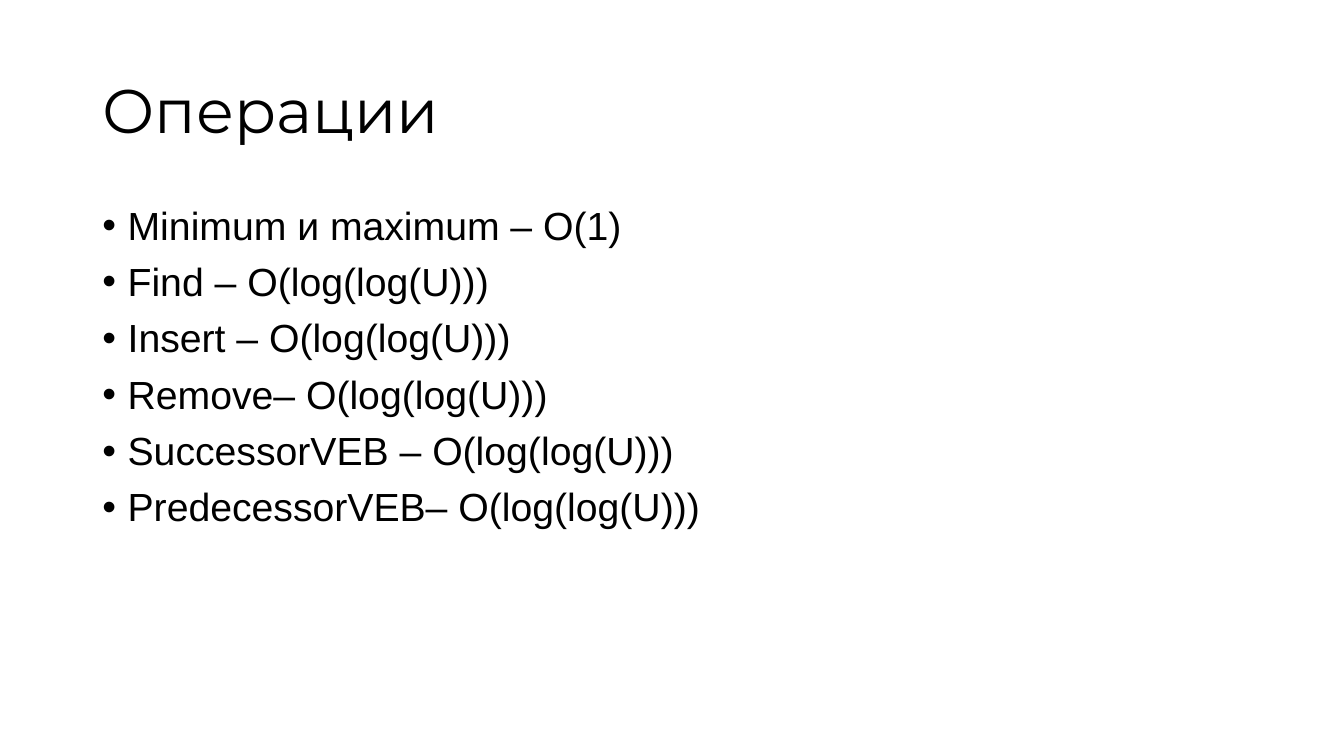
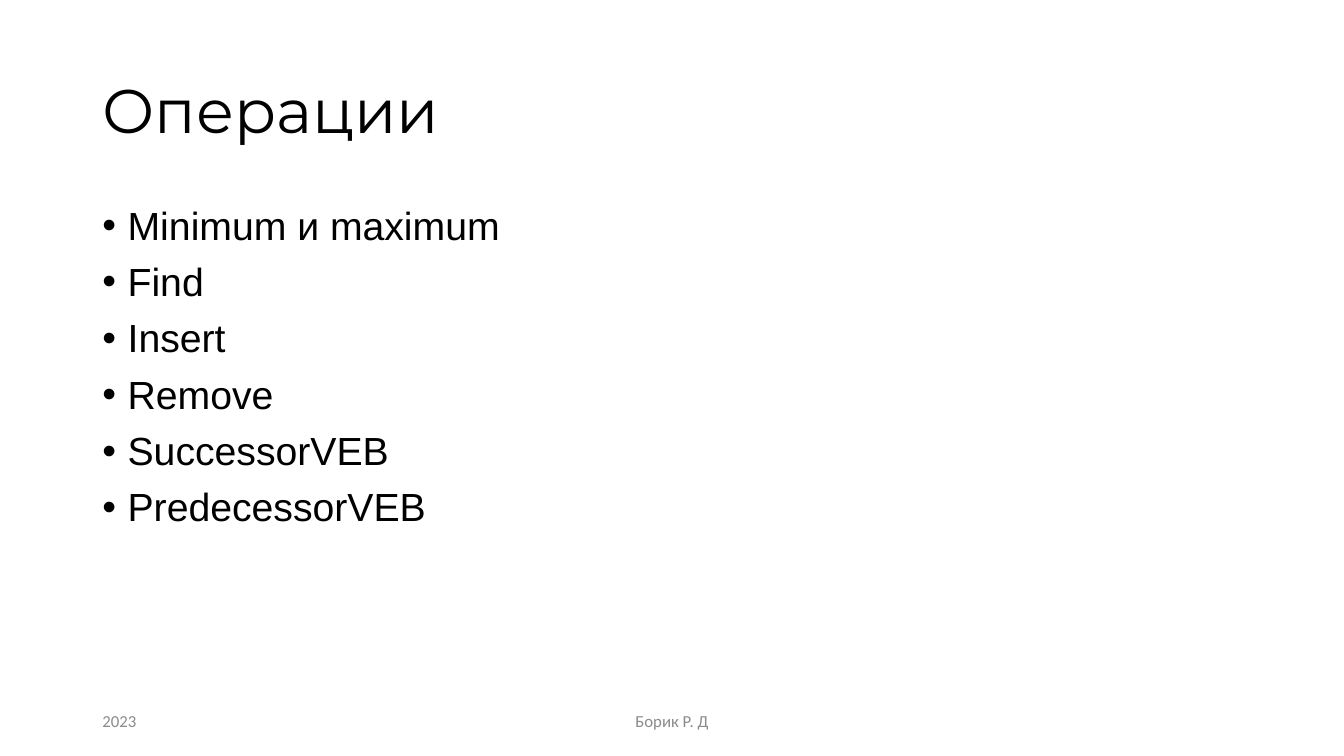
Before and after one commit to RandomServant/Van-Emde-Boas-tree, a slide deck: slide 7 of Presentation van Emde Boas tree.pptx (slide 5 before the commit). Drawn at 1344x756 pixels with LibreOffice and Linux fonts; fonts in the diff are those of the drawing. Boxes give left, top, right and bottom in pixels: in the first picture for what was removed or moved away, otherwise in the second. Text is boxed around its words. In the diff, an @@ line names an element or a change of style, - is before the commit and + after.

```diff
--- a/Presentation van Emde Boas tree.pptx
+++ b/Presentation van Emde Boas tree.pptx
@@ text at <box>128,211,500,522</box>: text changed @@
-• Minimum и maximum – O(1)
-• Find – O(log(log(U)))
-• Insert – O(log(log(U)))
-• Remove– O(log(log(U)))
-• SuccessorVEB – O(log(log(U)))
-• PredecessorVEB– O(log(log(U)))
+• Minimum и maximum
+• Find
+• Insert
+• Remove
+• SuccessorVEB
+• PredecessorVEB
@@ text added at <box>102,716,136,727</box>, 12 pt, text #8C8C8C @@
+2023
@@ text added at <box>635,716,709,730</box>, 12 pt, text #8C8C8C @@
+Борик Р. Д
```
Also in this commit, not shown: 1 other slide changed, 17 slides added, 10 slides removed.
